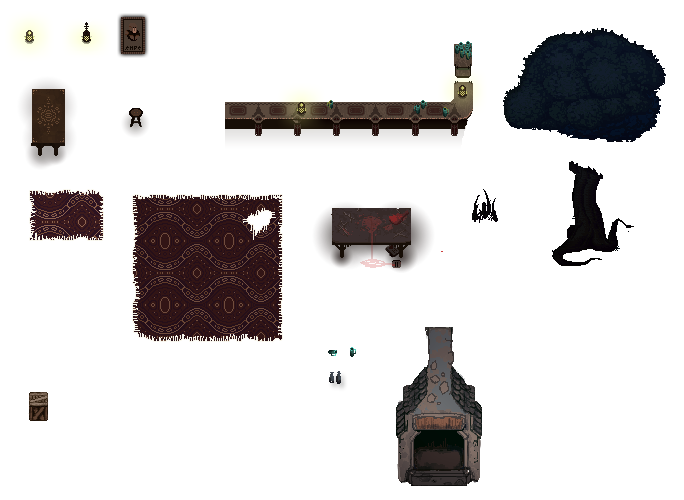
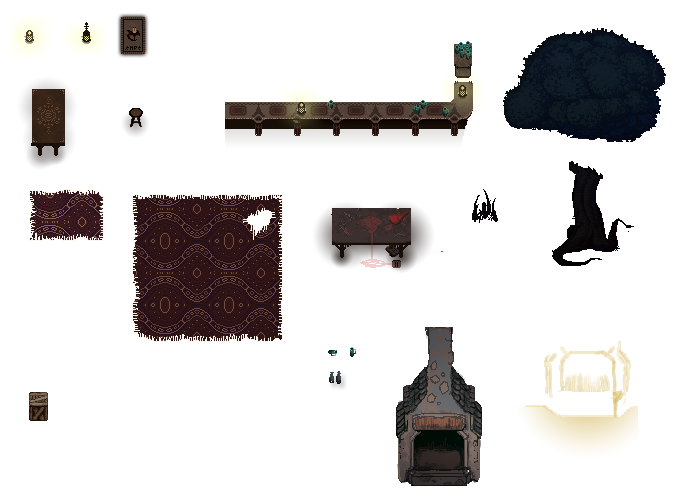
Layer changes from the first (684, 500) image to the second:
added layer "Calque 350" above "Groupe 1" over [517, 341, 639, 458]
